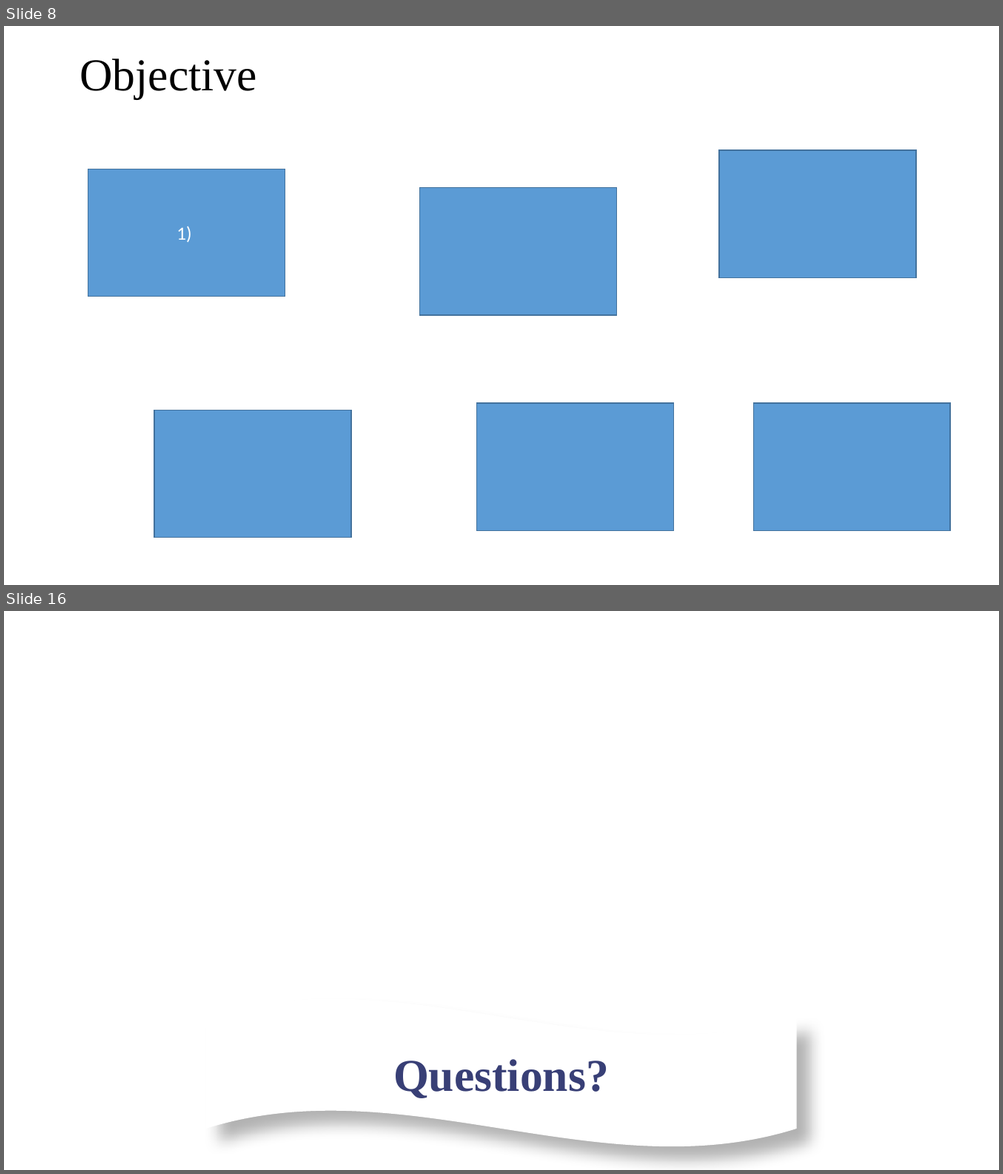
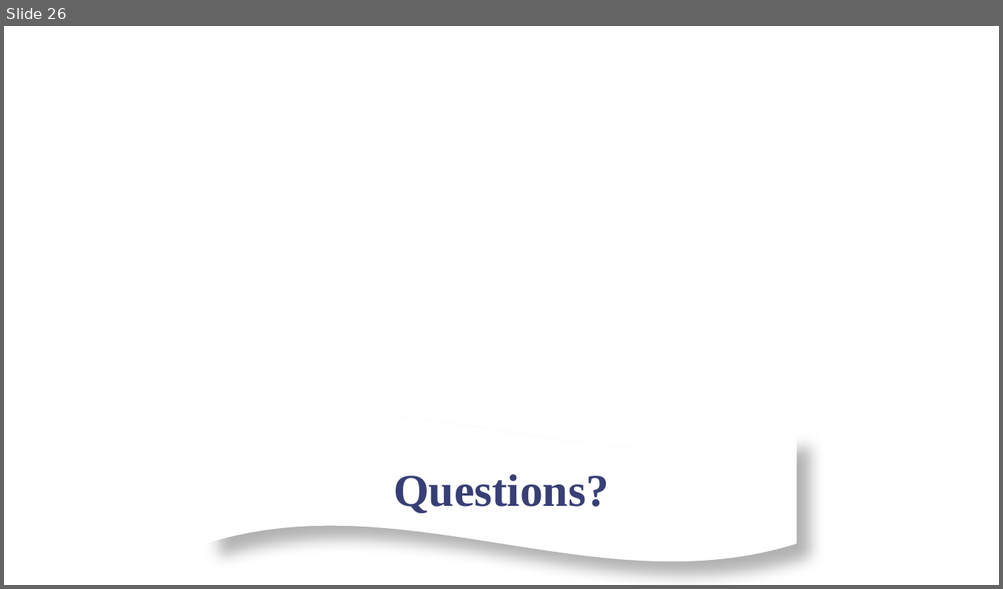
Before and after one commit to SaurabhSubedi/Hire-Hawk, a slide deck: Docs/MidtermPresentationHireHawk.pptx. Shown one above the other, each under a label of ours: slides 8 and 16 before the commit, slide 26 after it; the slides between them are not shown. The pictures are 1003x1174 and 1003x589 pixels, drawn with LibreOffice and Linux fonts; fonts in the diff are those of the drawing; background and template pictures are left out. Boxes give left, top, right and bottom in pixels: in the first picture for what was removed or moved away, otherwise in the second. Text is boxed around its words. In the diff, an @@ line names an element or a change of style, - is before the commit and + after.

```diff
--- a/Docs/MidtermPresentationHireHawk.pptx
+++ b/Docs/MidtermPresentationHireHawk.pptx
@@ slide 8 removed at box(4, 26, 999, 585), background #FFFFFF @@
@@ title removed at box(79, 59, 256, 99) @@
-Objective
@@ rectangle removed at box(719, 150, 916, 278) @@
@@ rectangle removed at box(88, 170, 284, 297) @@
-1)
@@ rectangle removed at box(420, 188, 617, 315) @@
@@ rectangle removed at box(154, 410, 351, 538) @@
@@ rectangle removed at box(476, 403, 673, 531) @@
@@ rectangle removed at box(753, 403, 950, 531) @@
@@ what was slide 16 is now slide 26 @@
```
Also in this commit, not shown: 7 slides changed, 18 slides added, 7 other slides removed, 6 other files.
